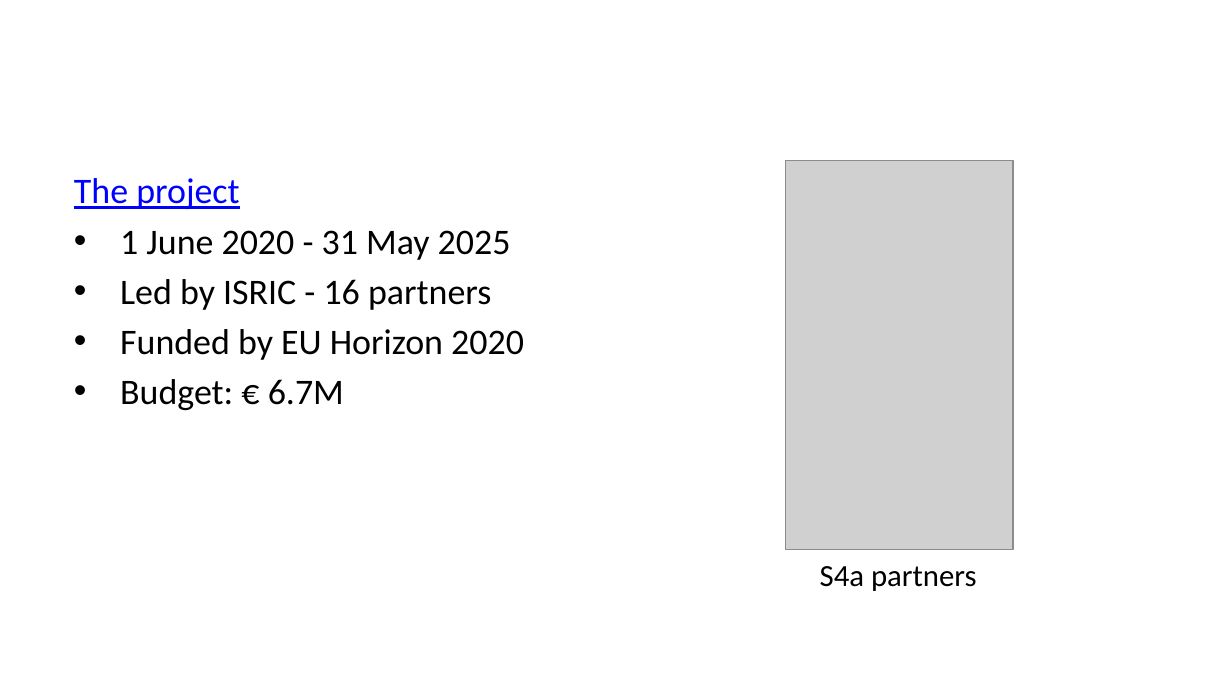
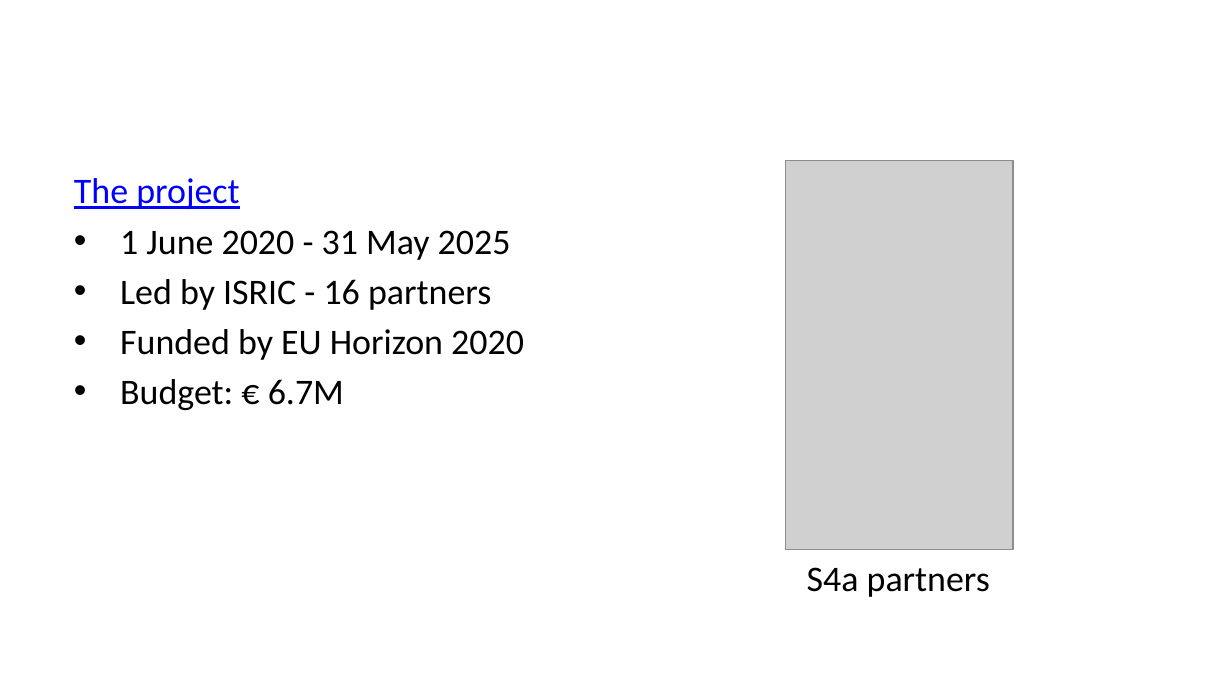
Before and after one commit to pvgenuchten/slides, a slide deck: slide 2 of slides/s4a-cop-2025.pptx. Drawn at 1232x693 pixels with LibreOffice and Linux fonts; fonts in the diff are those of the drawing; grey boxes stand for pictures. Boxes give left, top, right and bottom in pixels: in the first picture for what was removed or moved away, otherwise in the second. Text is boxed around its words. In the diff, an @@ line names an element or a change of style, - is before the commit and + after.

```diff
--- a/slides/s4a-cop-2025.pptx
+++ b/slides/s4a-cop-2025.pptx
@@ text "S4a partners" at <box>807,567,990,597</box>: size 18 to 21 pt; more space between paragraphs @@
```
Also in this commit, not shown: 45 other files.
